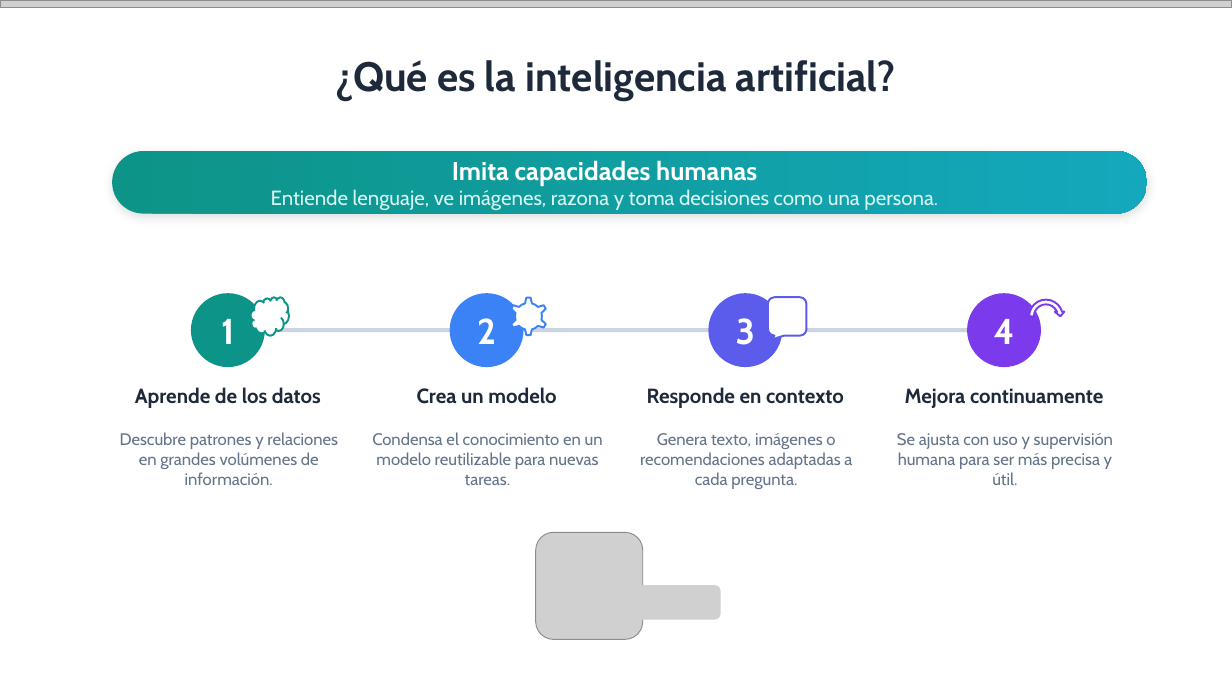
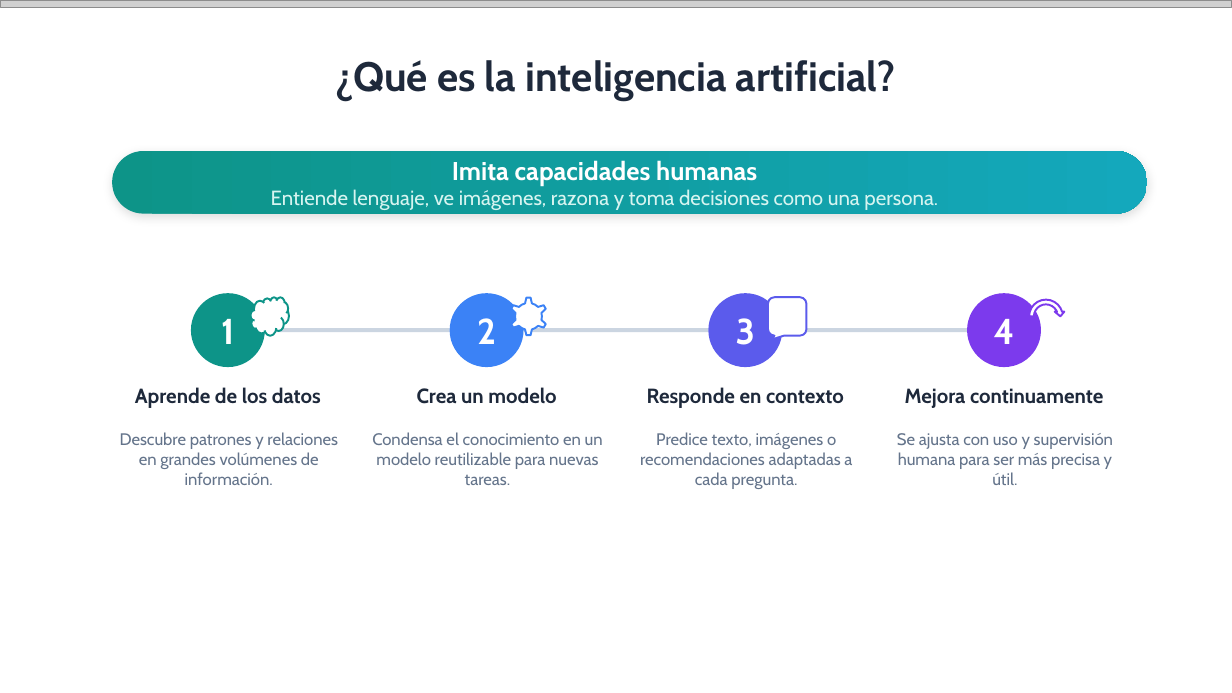
Before and after one commit to quizeth/Labs, a slide deck: slide 6 of IA y Copilot para business professionals/IA Generativa y Microsoft Copilot para profesionales.pptx. Drawn at 1232x693 pixels with LibreOffice and Linux fonts; fonts in the diff are those of the drawing; grey boxes stand for pictures. Boxes give left, top, right and bottom in pixels: in the first picture for what was removed or moved away, otherwise in the second. Text is boxed around its words. In the diff, an @@ line names an element or a change of style, - is before the commit and + after.

```diff
--- a/IA y Copilot para business professionals/IA Generativa y Microsoft Copilot para profesionales.pptx
+++ b/IA y Copilot para business professionals/IA Generativa y Microsoft Copilot para profesionales.pptx
@@ text at (640,432,852,489): text changed @@
-Genera texto, imágenes o recomendaciones adaptadas a cada pregunta.
+Predice texto, imágenes o recomendaciones adaptadas a cada pregunta.
@@ picture removed at (536,532,643,640) @@
@@ picture removed at (611,585,721,619) @@
@@ rounded rectangle removed at (561,641,779,676) @@
```
Also in this commit, not shown: 8 other slides changed, 9 slides added, 2 slides removed.
